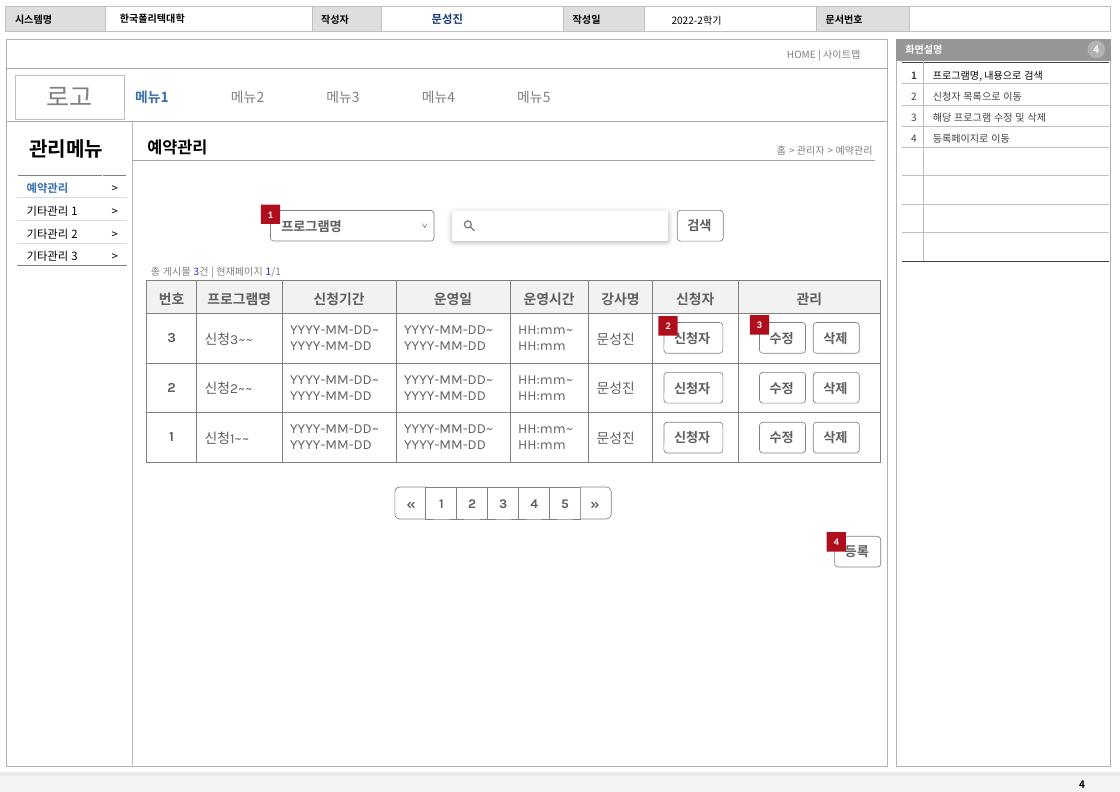
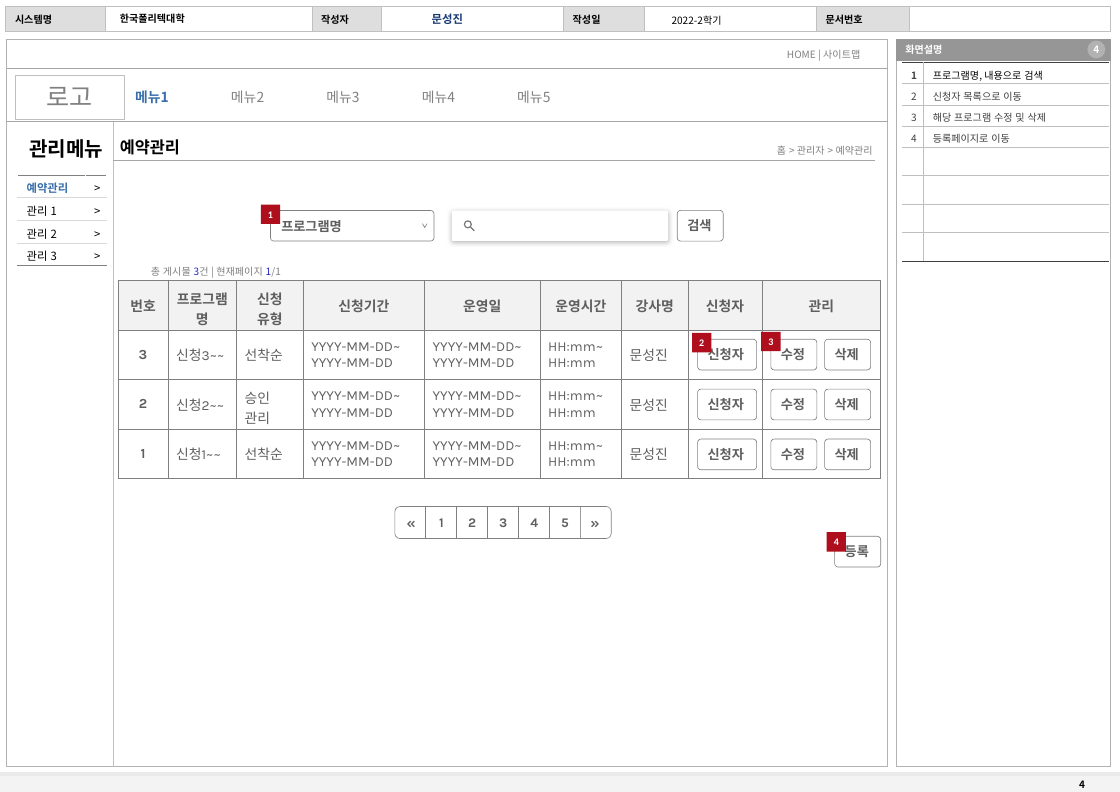
Before and after one commit to seongjinmoon/study2022, a slide deck: slide 4 of homepage2022/Document/강의/2학기/5주차/한국폴리텍 예약관리.pptx. Drawn at 1120x792 pixels with LibreOffice and Linux fonts; fonts in the diff are those of the drawing. Boxes give left, top, right and bottom in pixels: in the first picture for what was removed or moved away, otherwise in the second. Text is boxed around its words. In the diff, an @@ line names an element or a change of style, - is before the commit and + after.

```diff
--- a/homepage2022/Document/강의/2학기/5주차/한국폴리텍 예약관리.pptx
+++ b/homepage2022/Document/강의/2학기/5주차/한국폴리텍 예약관리.pptx
@@ text "예약관리" moved from (x1=147, y1=139, x2=207, y2=155) to (x1=120, y1=139, x2=180, y2=155) @@
@@ line moved from (132, 122) - (132, 766) to (113, 122) - (113, 766) @@
@@ table at (x1=17, y1=175, x2=106, y2=265) @@
-row 2, column 1: 기타관리 1
+row 2, column 1: 관리 1
-row 3, column 1: 기타관리 2
+row 3, column 1: 관리 2
-row 4, column 1: 기타관리 3
+row 4, column 1: 관리 3
@@ table resized from (x1=17, y1=175, x2=126, y2=265) to (x1=17, y1=175, x2=106, y2=265) @@
@@ line moved from (132, 161) - (874, 161) to (113, 161) - (874, 161) @@
@@ table at (x1=119, y1=280, x2=882, y2=479) @@
+column 3: 신청 / 유형 | 선착순 | 승인 / 관리 | 선착순
@@ table resized from (x1=147, y1=280, x2=879, y2=461) to (x1=119, y1=280, x2=882, y2=479) @@
@@ 3 rounded rectangles, 1 rectangle moved together from (x1=658, y1=316, x2=723, y2=453) to (x1=692, y1=333, x2=756, y2=470) @@
@@ 6 rounded rectangles, 1 rectangle moved together from (x1=750, y1=315, x2=859, y2=453) to (x1=761, y1=332, x2=870, y2=470) @@
@@ 5 rectangles, 2 round same rects moved together from (x1=395, y1=487, x2=611, y2=519) to (x1=395, y1=506, x2=611, y2=538) @@
```
Also in this commit, not shown: 7 other slides changed.
